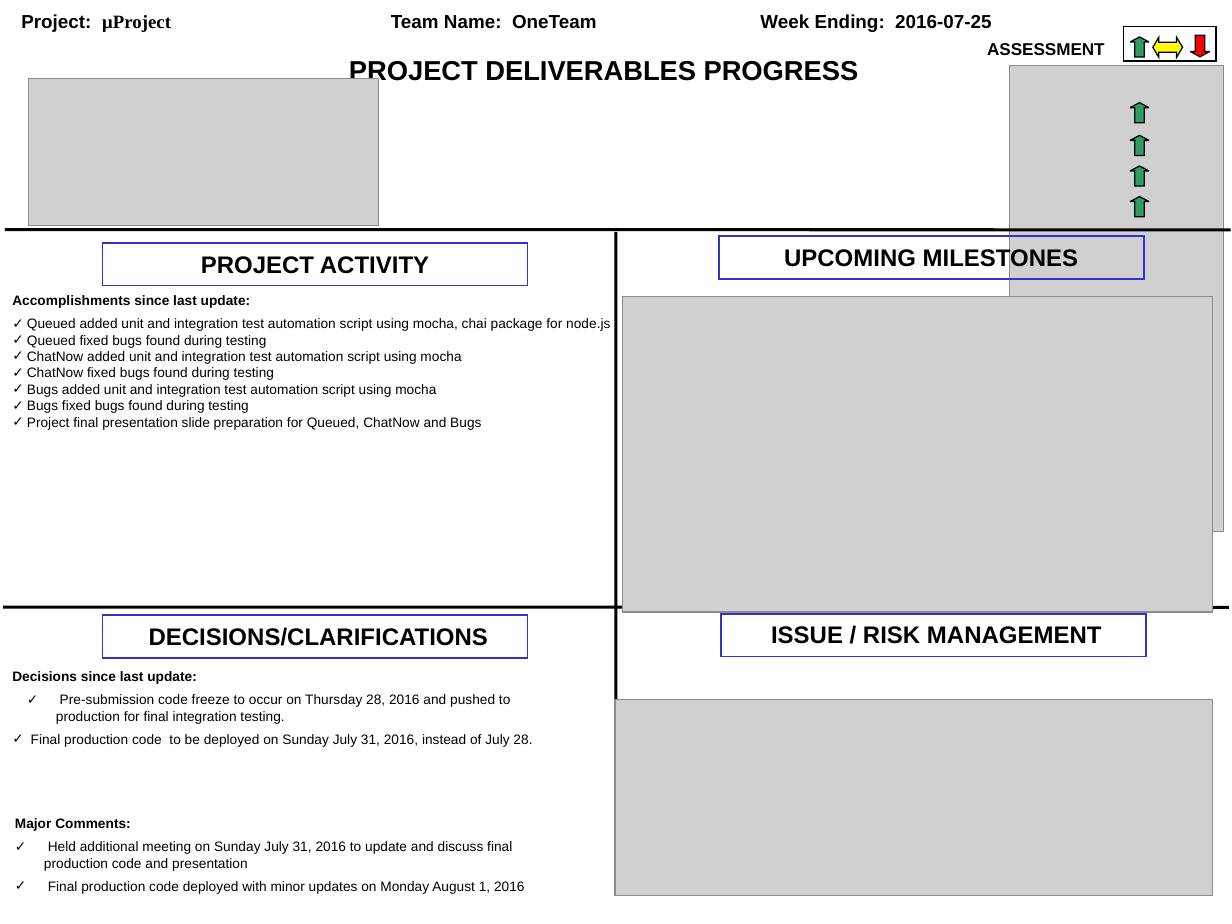
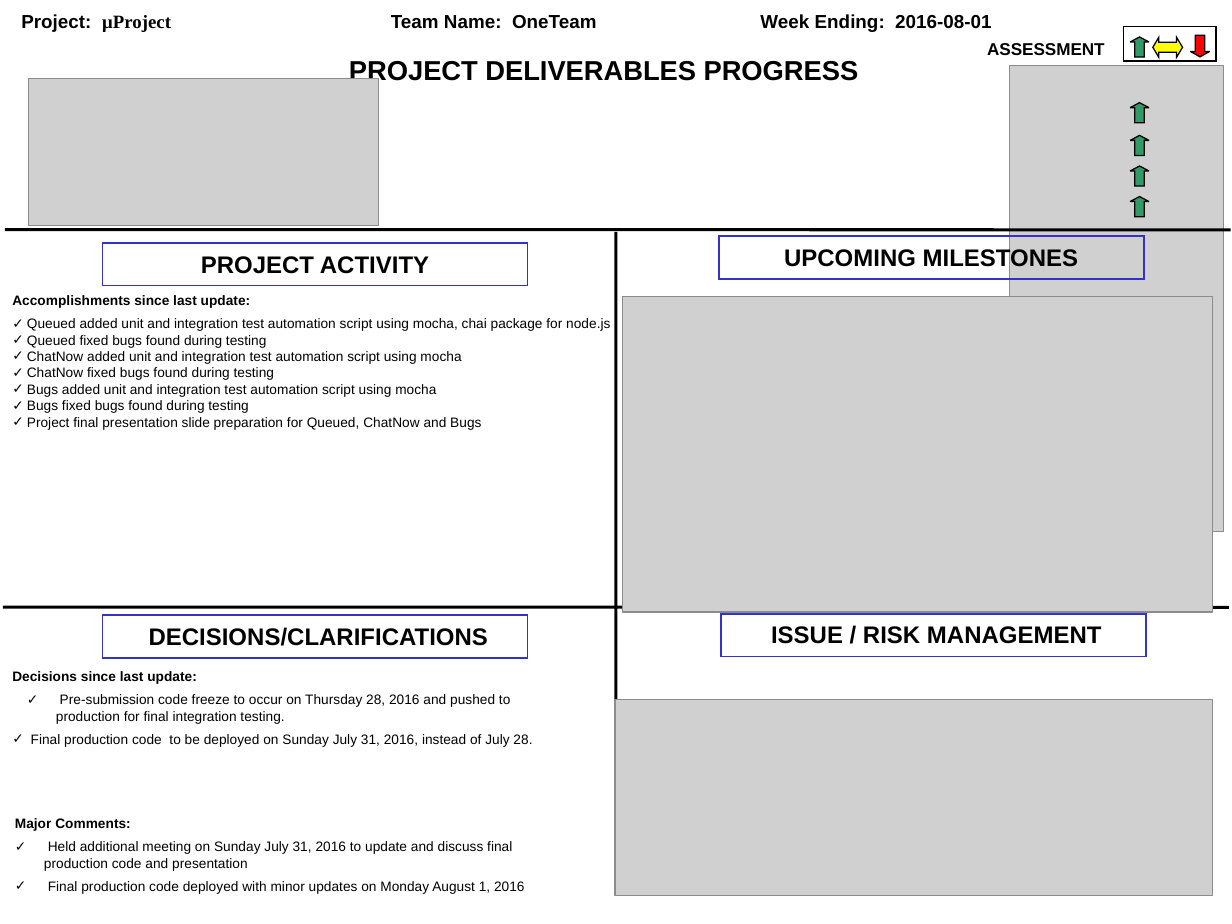
Before and after one commit to CS673Smr16Team1/project, a slide deck: slide 1 of submissions/week_ending_08-01-16-final/Quad Report - 2016-08-01.pptx. Drawn at 1232x924 pixels with LibreOffice and Linux fonts; fonts in the diff are those of the drawing; grey boxes stand for pictures. Boxes give left, top, right and bottom in pixels: in the first picture for what was removed or moved away, otherwise in the second. Text is boxed around its words. In the diff, an @@ line names an element or a change of style, - is before the commit and + after.

Commit message:
Project: minor update on Quad report

```diff
--- a/submissions/week_ending_08-01-16-final/Quad Report - 2016-08-01.pptx
+++ b/submissions/week_ending_08-01-16-final/Quad Report - 2016-08-01.pptx
@@ text at (x1=21, y1=14, x2=991, y2=32): text changed @@
-Project: μProject Team Name: OneTeam Week Ending: 2016-07-25
+Project: μProject Team Name: OneTeam Week Ending: 2016-08-01
```
